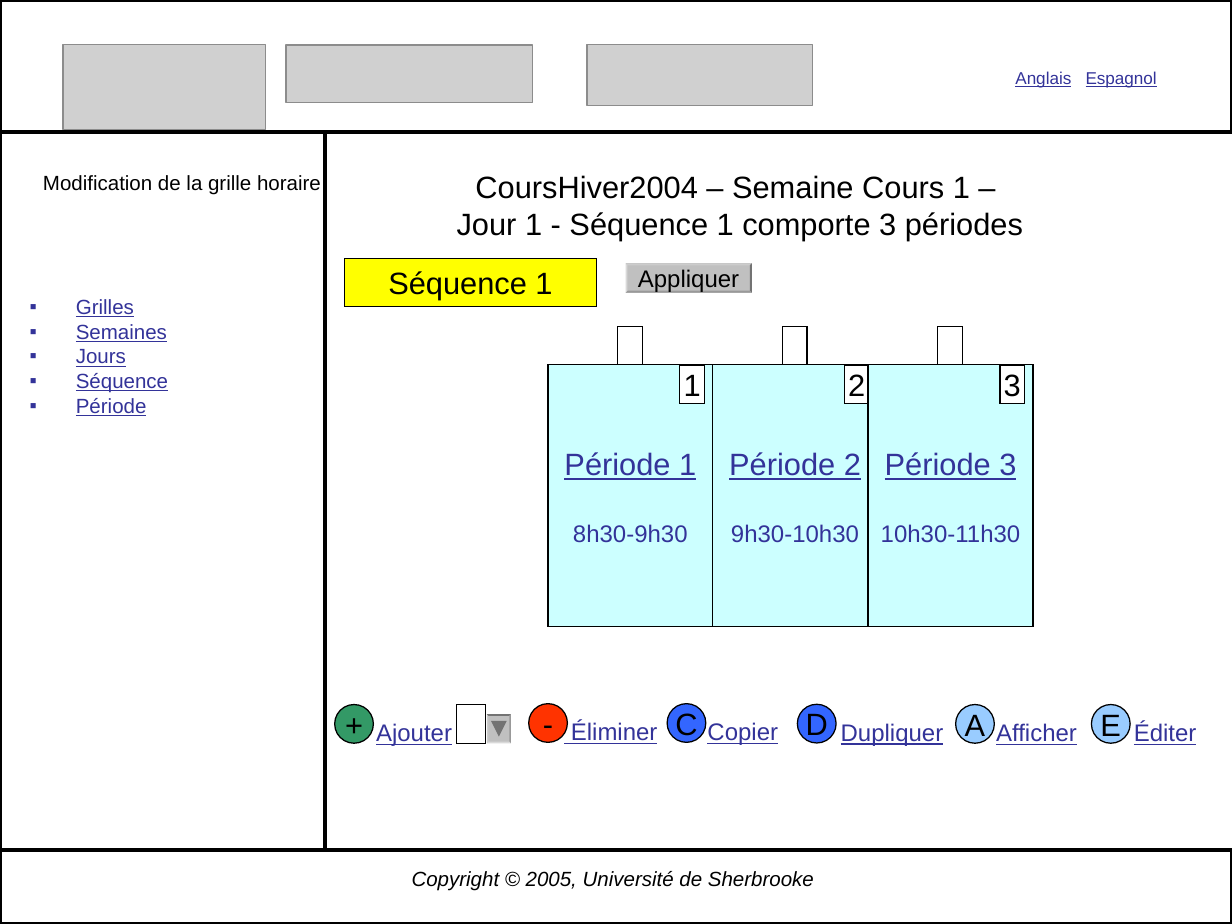
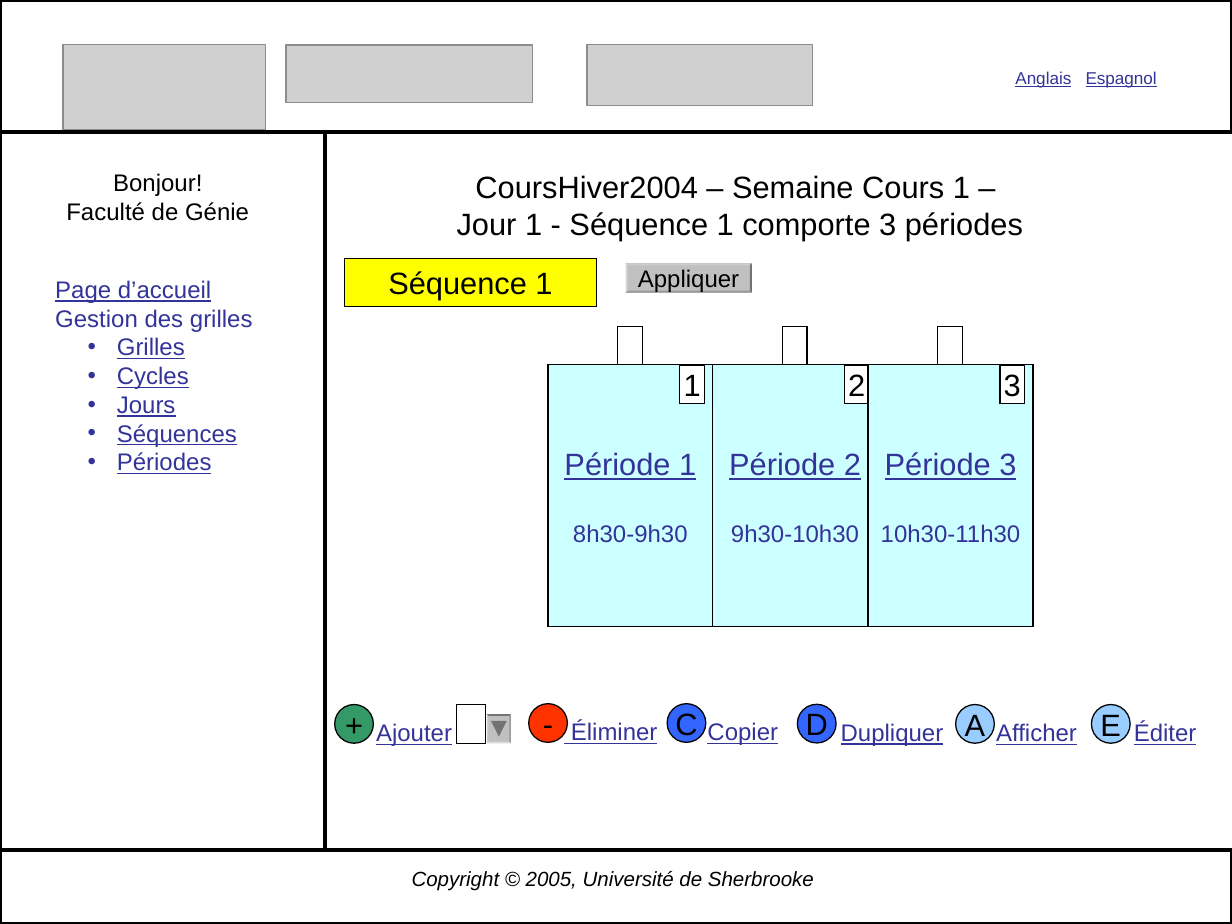
Before and after one commit to gonr1001/diamant, a slide deck: slide 37 of Diamant2.0/Conception/CreationGrille2.ppt (slide 34 before the commit). Drawn at 1232x924 pixels with LibreOffice and Linux fonts; fonts in the diff are those of the drawing; grey boxes stand for pictures. Boxes give left, top, right and bottom in pixels: in the first picture for what was removed or moved away, otherwise in the second. Text is boxed around its words. In the diff, an @@ line names an element or a change of style, - is before the commit and + after.

```diff
--- a/Diamant2.0/Conception/CreationGrille2.ppt
+++ b/Diamant2.0/Conception/CreationGrille2.ppt
@@ text removed at (43,175,321,195) @@
-Modification de la grille horaire
@@ text added at (66,173,249,221), 14 pt, text #000000 @@
+Bonjour!
+Faculté de Génie
@@ text added at (55,280,253,474), 14 pt, text #333399, underline @@
+Page d’accueil
+Gestion des grilles
+  • Grilles
+  • Cycles
+  • Jours
+  • Séquences
+  • Périodes
@@ text removed at (76,299,168,416) @@
-▪ Grilles
-▪ Semaines
-▪ Jours
-▪ Séquence
-▪ Période
```
Also in this commit, not shown: 21 other slides changed, 3 slides added, 2 other files.
